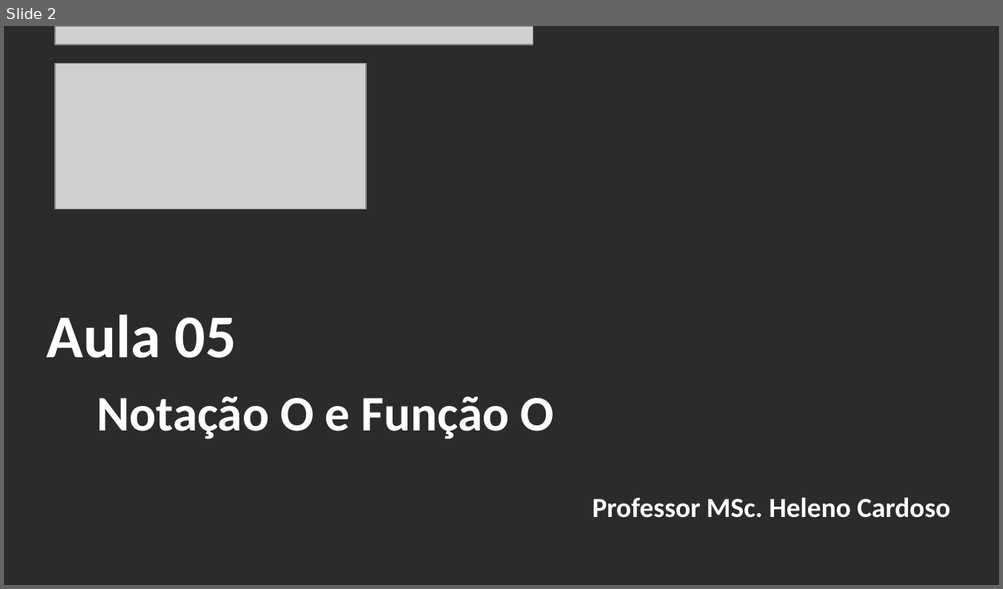
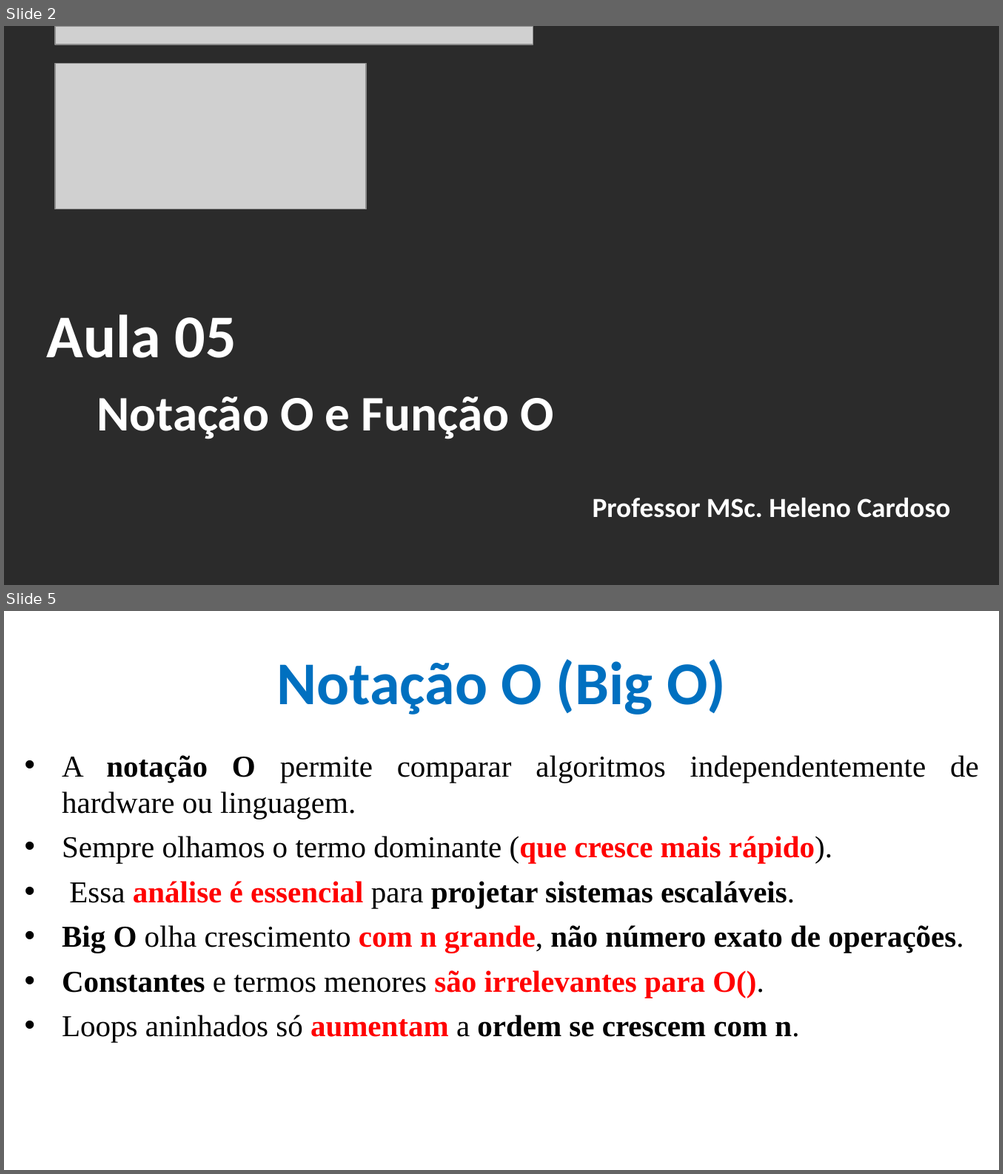
Before and after one commit to CloudEducationBrazil/WydenAlgoritmosEComplexidade, a slide deck: 01 Classes/Aula 05 - Algoritmos e Complexidade - Notação O e Função O.pptx. Shown one above the other, each under a label of ours: slide 2 before the commit, slides 2 and 5 after it; the slides between them are not shown. The pictures are 1003x589 and 1003x1174 pixels, drawn with LibreOffice and Linux fonts; fonts in the diff are those of the drawing; grey boxes stand for pictures; background and template pictures are left out; a plain dark background stands for a picture behind light text. Boxes give left, top, right and bottom in pixels: in the first picture for what was removed or moved away, otherwise in the second. Text is boxed around its words. In the diff, an @@ line names an element or a change of style, - is before the commit and + after.

```diff
--- a/01 Classes/Aula 05 - Algoritmos e Complexidade - Notação O e Função O.pptx
+++ b/01 Classes/Aula 05 - Algoritmos e Complexidade - Notação O e Função O.pptx
@@ slide 5 added at [4, 611, 999, 1170], background picture (left out) @@
@@ title added at [276, 659, 726, 715], 44 pt, text #0070C0, bold @@
+Notação O (Big O)
@@ text added at [62, 755, 979, 1042], 22 pt, text #000000, bold @@
+• A notação O permite comparar algoritmos independentemente de hardware ou linguagem.
+• Sempre olhamos o termo dominante (que cresce mais rápido).
+• Essa análise é essencial para projetar sistemas escaláveis.
+• Big O olha crescimento com n grande, não número exato de operações.
+• Constantes e termos menores são irrelevantes para O().
+• Loops aninhados só aumentam a ordem se crescem com n.
```
Also in this commit, not shown: 6 slides changed, 27 other slides added, 5 other files.
